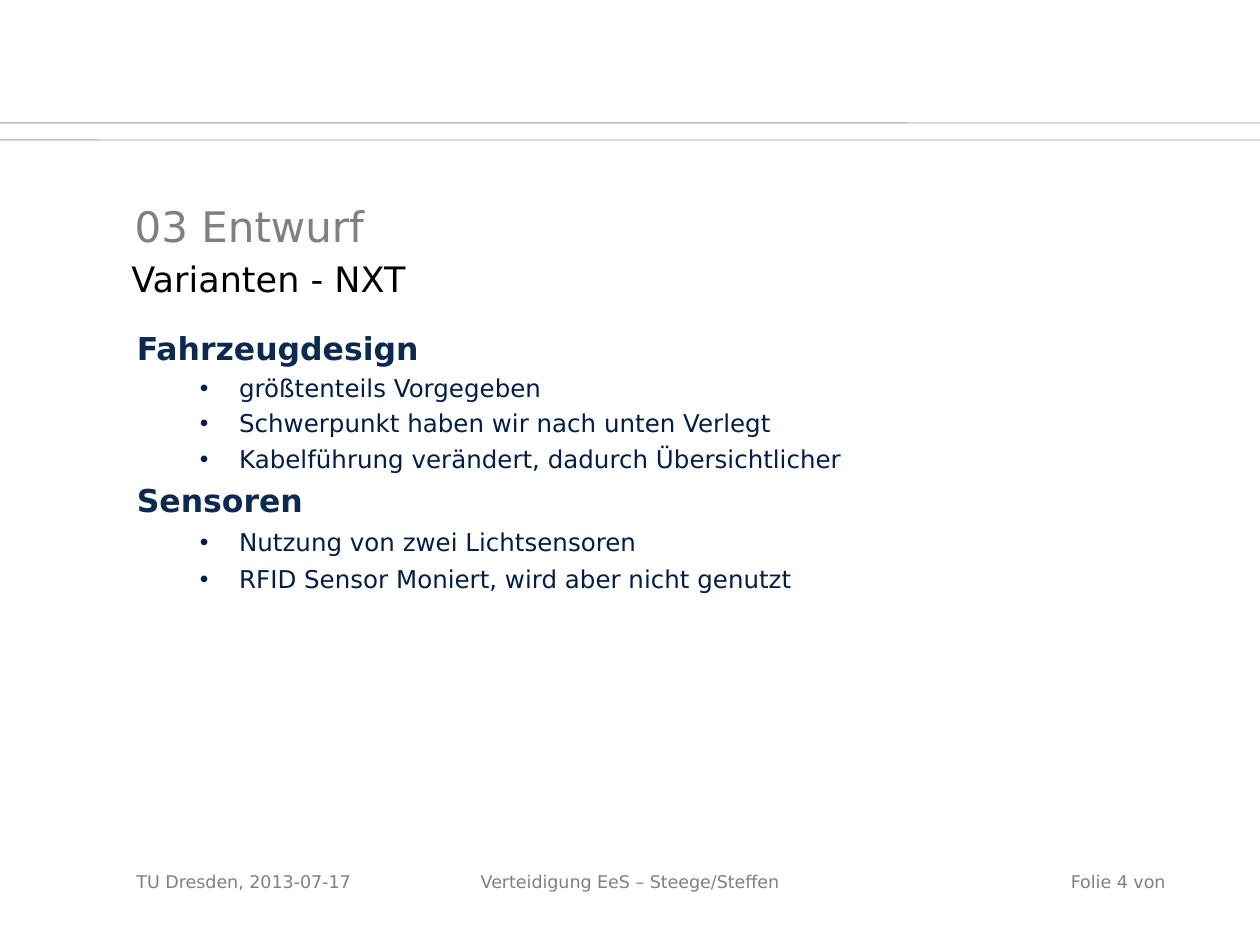
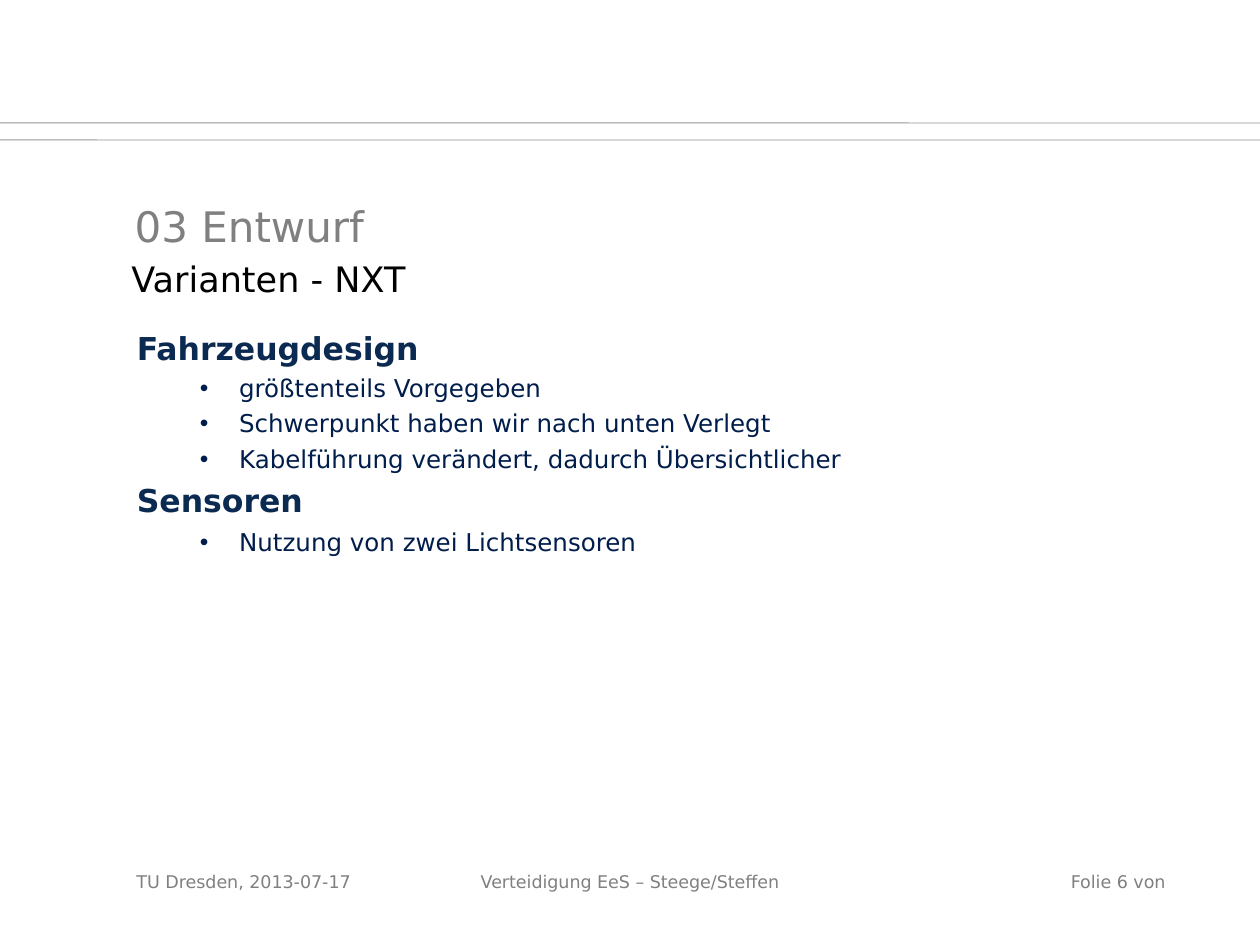
Before and after one commit to SaSteDD/ees_StegStef, a slide deck: slide 6 of präsi/btwf.odp (slide 4 before the commit). Drawn at 1260x945 pixels with LibreOffice and Linux fonts; fonts in the diff are those of the drawing; background and template pictures are left out. Boxes give left, top, right and bottom in pixels: in the first picture for what was removed or moved away, otherwise in the second. Text is boxed around its words. In the diff, an @@ line names an element or a change of style, - is before the commit and + after.

```diff
--- a/präsi/btwf.odp
+++ b/präsi/btwf.odp
@@ text at box(239, 569, 791, 593): paragraph removed @@
-  • RFID Sensor Moniert, wird aber nicht genutzt
@@ page number at box(1071, 875, 1165, 888): text changed @@
-Folie 4 von
+Folie 6 von
```
Also in this commit, not shown: 10 other slides changed, 5 slides added, 2 slides removed, 11 other files.
